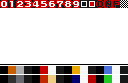
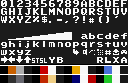
Two versions of the same layered image (w=128, h=83). Layer-by-layer changes:
painted on "Pasted Layer #1" over [0,0,128,63]
painted on "Pasted Layer" over [0,0,128,64]
